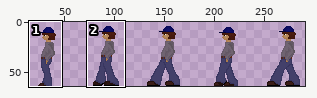
Two states of a sprite sheet, assets/images/player.png. Above: a wide view before the commit, with the close-up outlined.
Close-up. Before the edit:
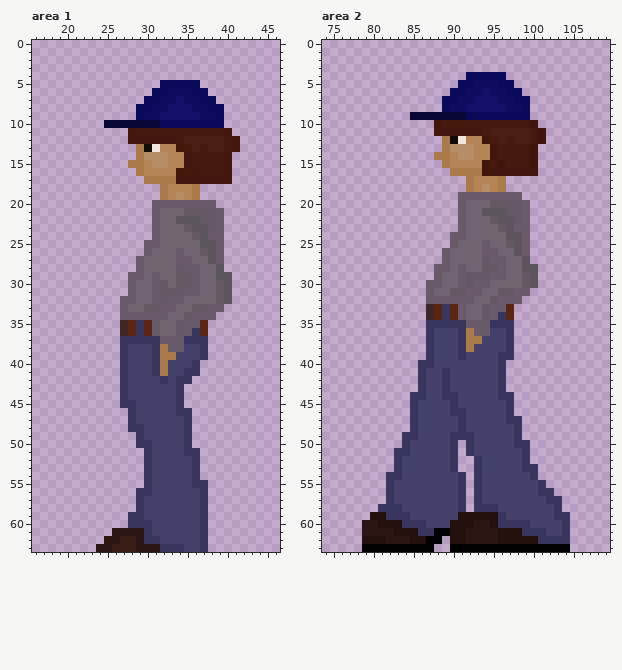
The file is 300x64 pixels. Colours within 5 levels of each other are drawn and written as one. Shown: area 1: x 16..46, y 0..63; area 2: x 74..109, y 0..63. The wide view leaves out empty margins. The commit also changed other parts of the picture, which this record leaves out.
And afterwards:
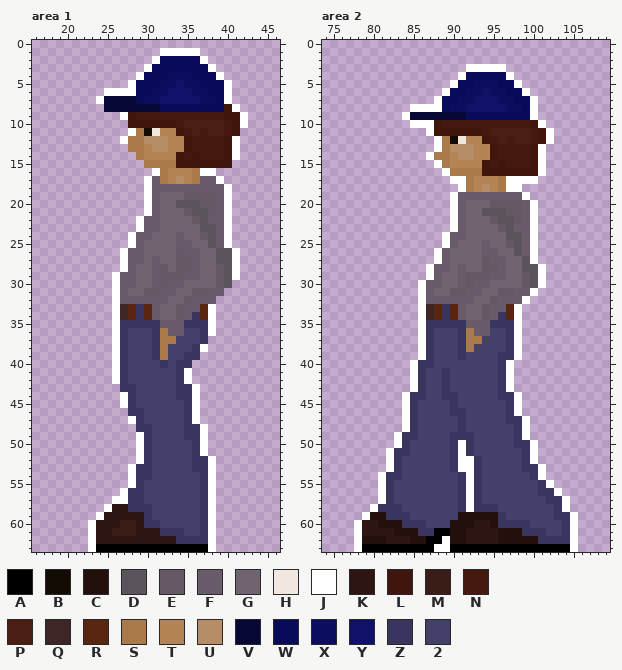
Palette (. is transparent): A #000000  B #130c04  C #23100d  D #5c545c  E #635864  F #695b6a  G #706471  H #f1e7de  J #ffffff  K #2c1512  L #40160c  M #3b1d18  N #46190e  P #4c1d12  Q #3d2625  R #5a2611  S #ab7a4b  T #b58456  U #b68d66  V #070738  W #0a0a5a  X #0d0d60  Y #11116a  Z #38355f  2 #43406a
From old to new:
Changed rows in their new state; - is an unchanged pixel.
Area 1:
first column x 23:
 1 ---------JJJJJ------
 2 --------JWWWWWJ-----
 3 -------JWWWWWWWJ----
 4 ------JWWWXXXWWWJ---
 5 -----JWWWXXYXXWWWJ--
 6 --JJJJWWXXYYYXXWWJ--
 7 -JVVVVWXXYY-YYXXWJ--
 8 --VVVVVVVWWWWWW--LJ-
 9 ----JLNNNNNNNNNNNLLJ
10 --...LLLLLLNPPPPPNLJ
11 -----JSBHTTL-P-PPNL-
12 ----JSSUUUTTLNNNNLJ-
13 -----S-TUU-TLN-NNLJ-
14 -------TTT-LNL----J-
15 -----..SSSSL-LLLL---
16 ------..JS-TTSJJ..--
17 -------JF-TUTSFFJ.--
18 -------JFFFFFFFFFJ--
19 -------JFGGGEEEEFJ--
20 -------J-GGDDDEEFJ--
21 -------J-----DD--J--
22 ------JF---GGEDF-J--
23 ------JF----GG-D-J--
24 -----JFFG--F-GED-J--
25 -----JFGG--FF-G--J--
26 ----JFFG---EFFGGDDJ-
27 ----JF--F--EEF-GDDJ-
28 ----JFG-FE--E---EDJ-
29 ---JF-G--EE-F---E-J-
30 ---JF-----FFGG------
31 ---JFG-EEFFGGEEFF.--
32 ---J--FF-FGGEFFF..--
33 ---JQRZRFGGEFFRJ.---
34 ---JQRZR-G-EFZRJ----
35 ---JZZ-ZZFFFZZZJ----
36 ---JZ222ZSFF22ZJ----
37 ---J-222-SS222------
38 ---J------22-ZJ-----
39 ---J------2-ZZ.-----
40 ---J----2Z-ZZ.------
41 ---J----22-ZJ.------
42 ---J-----2--J-------
43 -----Z------ZJ------
44 ----JZ------ZJ------
45 ----J------2ZJ------
46 ------Z----2-J------
47 -----JZ------J------
48 -----.-Z-----ZJ-----
49 ------JZ-----ZJ-----
50 ------J-----2ZJ-----
51 ------J-----2-J-----
52 ------J-------ZJ----
53 -----JZ-------ZJ----
54 -----JZ------2ZJ----
55 -----JZ2-----2-J----
56 ----JZ-2-------J----
57 ---JJZ---------J----
58 --JKKZ-Z-------J----
59 -JKKKKKZ-------J----
60 JKKKMMK-Z------J----
61 JKKMMM-KKZZZ---J----
62 JK--KK-KKKKZZZ-J----
63 JAAAAAAAAAAAAAAJ----
Area 2:
first column x 78:
 3 --------------JJJJJ---------
 4 -------------J-----J--------
 5 ------------J-------J-------
 6 -----------J---------J------
 7 ----------J-----------J-----
 8 -------JJJJ-----------J-----
 9 ------J---------------J-----
10 -------JJJ-------------J----
11 ---------J--------------J---
12 ----------J-------------J---
13 ----------J------------J----
14 ---------J-------------J----
15 ----------J------------J----
16 -----------J-----------J----
17 ------------JJ-----JJJJ-----
18 -------------J-----JJ-------
19 ------------J--------J------
20 ------------J---------J-----
21 ------------J---------J-----
22 ------------J---------J-----
23 ------------J---------J-----
24 -----------J----------J-----
25 -----------J----------J-----
26 ----------J-----------J-----
27 ----------J-----------J-----
28 ---------J-------------J----
29 ---------J-------------J----
30 --------J--------------J----
31 --------J-------------J-----
32 --------J------------J------
33 --------J-----------J-------
34 --------J-----------J-------
35 --------J-----------J-------
36 --------J-----------J-------
37 --------J-----------J-------
38 --------J-----------J-------
39 --------J-----------J-------
40 -------J-----------J--------
41 -------J-----------J--------
42 -------J-----------J--------
43 -------J-----------J--------
44 ------J-------------J-------
45 ------J-------------J-------
46 ------J-------------J-------
47 ------J--------------J------
48 ------J--------------J------
49 -----J---------------J------
50 -----J-------J--------J-----
51 ----J--------J--------J-----
52 ----J--------JJ-------J-----
53 ----J--------JJ--------J----
54 ---J----------J--------J----
55 ---J----------J---------J---
56 ---J----------J----------J--
57 ---J----------J-----------J-
58 --J-----------J-----------J-
59 -J-------------------------J
60 J--------------------------J
61 J--------------------------J
62 J----------J---------------J
63 J---------JJ---------------J
Boxes around the changes in both close-ups, in picture pixels (x1, y1, x2, y2):
changed: (88, 48, 248, 552)
added: (354, 64, 578, 552)
